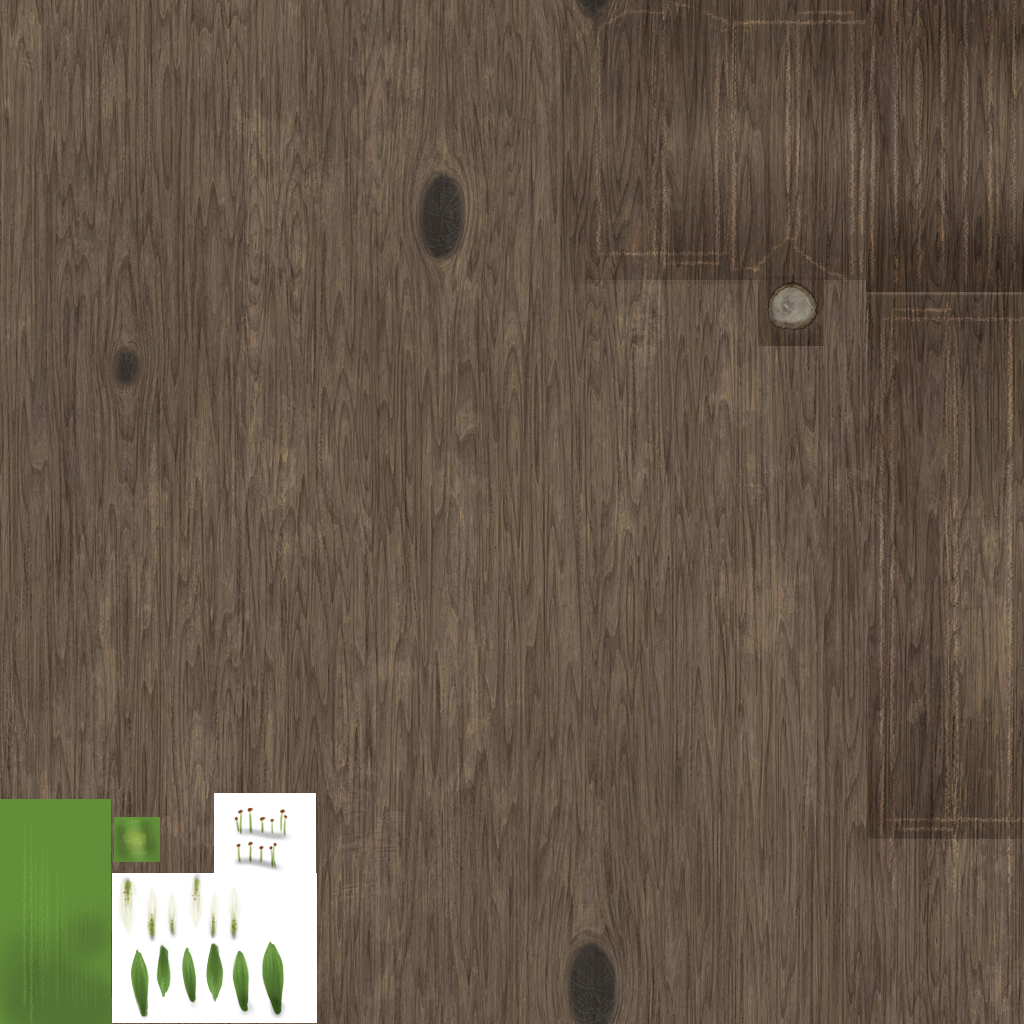
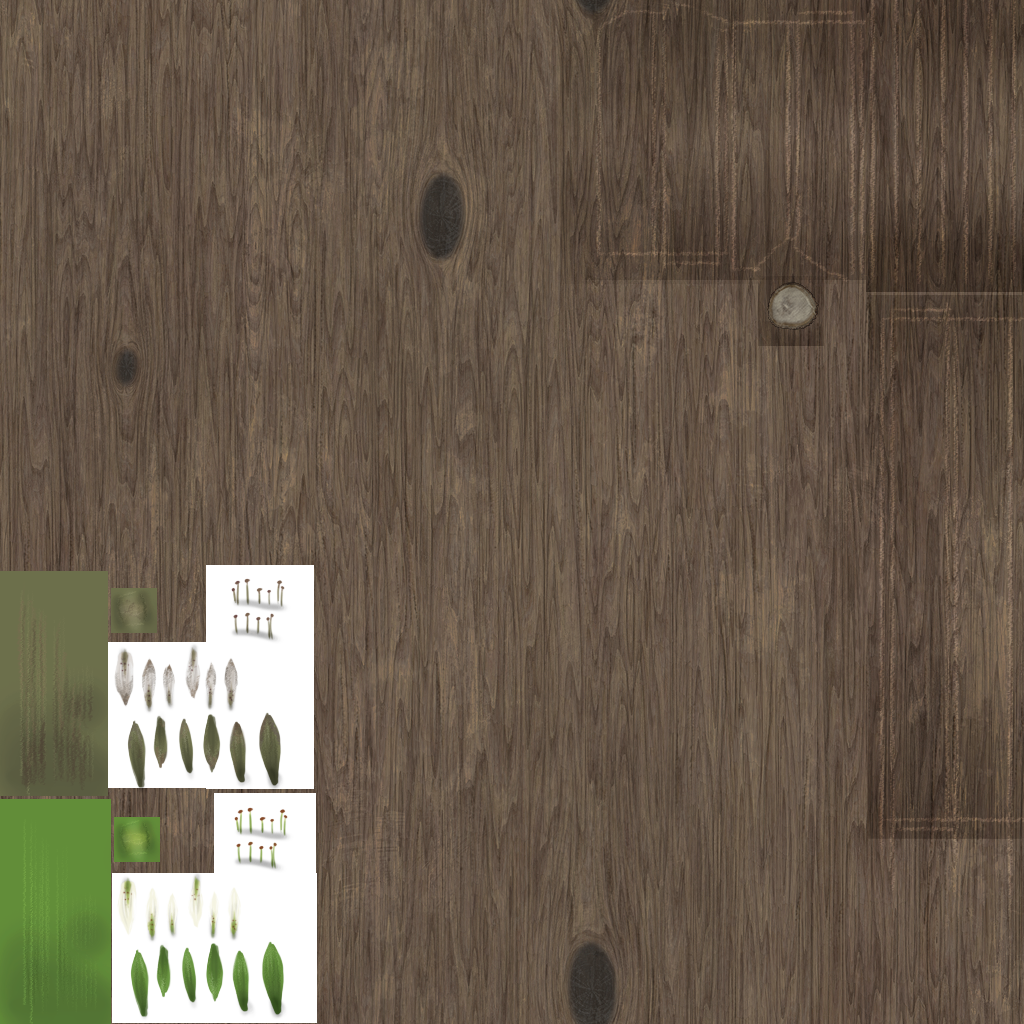
Revision of a layered 1024×1024 image; what changed, layer by layer:
added group "Gruppe 1" with 1 layers above "Gruppe 2" over [0, 571, 297, 796]
added layer "Ebene 22" in group "Gruppe 1" over [0, 571, 297, 796]
painted on "Wood073_1K-JPG_Color" over [105, 565, 314, 789]